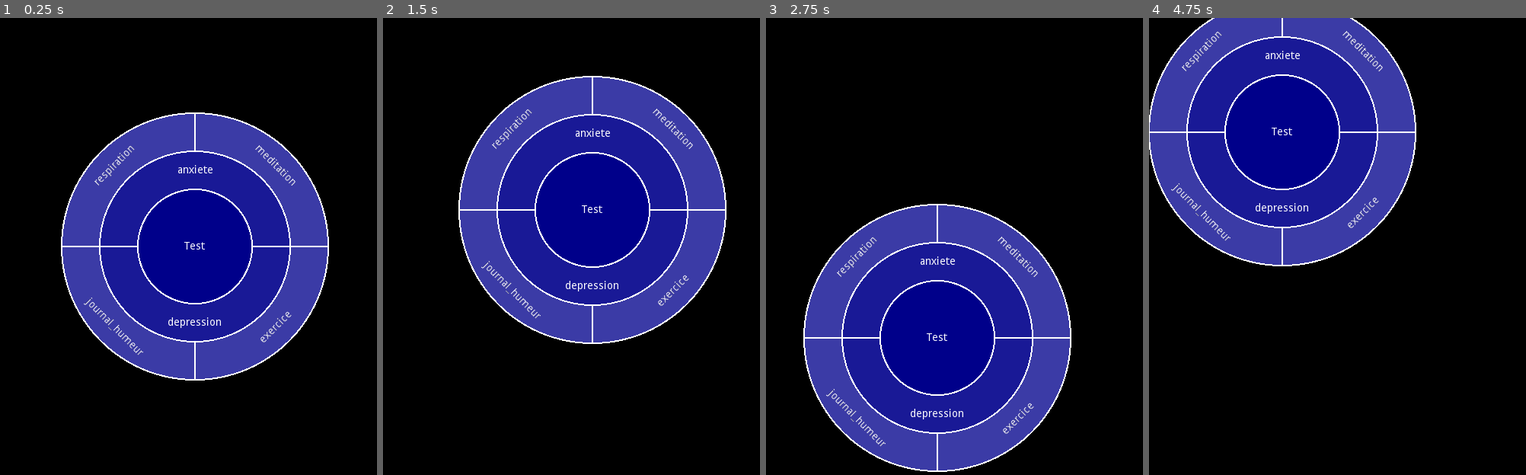
Above: before the commit, frames 1-4 (left to right).
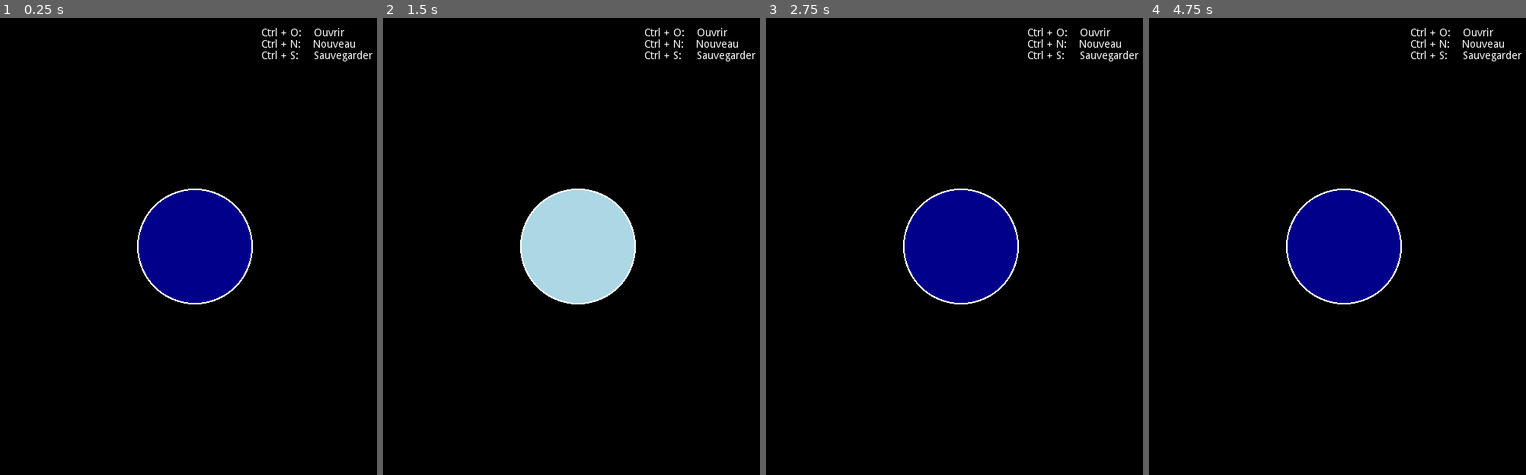
Above: after the commit, the same moments.

Repository: StrayEddy/GoMental
Game: Godot game, scene res://Main.tscn
Same seed, same stepped clock (60 frames per second), same inputs: the game is played once before the commit and once after it.
Inputs (mouse positions are in pixels of both pictures, inside the frame that each line leads up to):
- Up to frame 1 (0.25 s): no input
- Up to frame 2 (1.5 s): tap Enter at 0.5 s; drag from (579, 246) to (612, 145) at 0.52 s; tap Space at 1.25 s; drag from (612, 145) to (552, 337) at 1.27 s
- Up to frame 3 (2.75 s): tap Enter at 2, 2.3 s; hold Right from 2.03 s (still down); hold Tab from 2.03 s (still down); click (935, 337) at 2.17 s
- Up to frame 4 (4.75 s): release Right at 2.75 s; release Tab at 2.75 s; tap Space at 2.75, 4.25 s; drag from (1318, 337) to (1224, 177) at 2.77 s; tap Enter at 3.5 s; drag from (1224, 177) to (1360, 246) at 3.52 s; drag from (1360, 246) to (1280, 132) at 4.27 s

The runs differ from the first frame. In frame 1, 27% of the frame differs, in the area x 16-99%, y 2-80%; in frame 2, 33%; in frame 3, 34%; in frame 4, 35%, in the area x 0-99%, y 0-63%.

Commit message:
Add saving and opening basic mechanims

Diff:
--- a/Background.gd
+++ b/Background.gd
@@ -1,22 +1 @@
 extends Sprite
-
-var dragging = false
-var mousePos
-
-func _process(delta):
-	if dragging:
-		var newMousePos = get_viewport().get_mouse_position()
-		var deltaPos = newMousePos - mousePos
-		$Camera2D.position -= deltaPos
-#		self.position -= deltaPos
-		mousePos = newMousePos
-
-func _input(event):
-	for neuron in get_tree().get_nodes_in_group("Neuron"):
-		if neuron.mousein:
-			return
-
-	if event is InputEventMouseButton:
-		if event.button_index == BUTTON_LEFT:
-			dragging = event.pressed
-			mousePos = get_viewport().get_mouse_position()
--- a/Diagram.tscn
+++ b/Diagram.tscn
@@ -22,6 +22,19 @@
 offset = Vector2( 250, 300 )
 current = true
 
+[node name="RichTextLabel" type="RichTextLabel" parent="."]
+margin_left = 342.776
+margin_top = 13.4388
+margin_right = 507.776
+margin_bottom = 69.4388
+custom_colors/default_color = Color( 1, 1, 1, 1 )
+text = "Ctrl + O:	Ouvrir
+Ctrl + N:	Nouveau
+Ctrl + S:	 Sauvegarder"
+__meta__ = {
+"_edit_use_anchors_": false
+}
+
 [node name="Sunburst" parent="." groups=[
 "Sunburst",
 ] instance=ExtResource( 6 )]
--- a/Files.gd
+++ b/Files.gd
@@ -1,20 +1,37 @@
 extends Node
+
+var current_path = "res://records/"
 
 func _ready():
 	pass # Replace with function body.
 
-func open(filename):
+func open(path):
 	var file = File.new()
-	file.open("res://records/" + filename + ".txt", File.READ)
+	file.open(path, File.READ)
+	var content = file.get_as_text()
 
-	var content = file.get_as_text()
-	SearchEngine.terms = parse_json(content)
+	Global.sunburst.root.set_label(get_file_name(path))
+	Global.sunburst.tree = parse_json(content)
+	Global.sunburst.reset()
+#	SearchEngine.terms = []
+
+	current_path = path
 	file.close()
 
-func save(filename):
+func save(path):
 	var file = File.new()
-	file.open("res://records/" + filename + ".txt", File.WRITE)
+	file.open(path, File.WRITE)
 
-	var content = to_json(SearchEngine.terms)
+	var content = to_json(Global.sunburst.tree)
+#	var content = to_json(SearchEngine.terms)
+
+
 	file.store_string(content)
 	file.close()
+
+func get_file_name(path):
+	var regex = RegEx.new()
+	regex.compile("^(.*)\/\/(.*)(\/..*)$")
+	var results = regex.search_all(path)
+	print(results.size())
+	return results[1].get_string()
--- a/Main.gd
+++ b/Main.gd
@@ -1,10 +1,18 @@
 extends Node
 
 func _process(delta):
+	if Input.is_action_pressed("ui_new"):
+		Global.sunburst.restart()
 	if Input.is_action_pressed("ui_open"):
 		$OpenFileDialog.popup()
+		var mouse_pos = $OpenFileDialog.get_global_mouse_position()
+		$OpenFileDialog.rect_position = mouse_pos
 	if Input.is_action_pressed("ui_save"):
 		$SavePopupDialog.popup()
+		$SavePopupDialog/VBoxContainer/LineEdit.text = Files.current_path
+		$SavePopupDialog/VBoxContainer/LineEdit.caret_position = Files.current_path.length()
+		var mouse_pos = $SavePopupDialog.get_global_mouse_position()
+		$SavePopupDialog.rect_position = mouse_pos
 
 func _unhandled_input(event):
 	if Input.is_key_pressed(KEY_ESCAPE):
--- a/Main.tscn
+++ b/Main.tscn
@@ -19,3 +19,4 @@
 [node name="OpenFileDialog" parent="." instance=ExtResource( 4 )]
 current_dir = "res://records"
 current_path = "res://records/"
+[connection signal="file_selected" from="OpenFileDialog" to="OpenFileDialog" method="_on_OpenFileDialog_file_selected"]
--- a/Node.gd
+++ b/Node.gd
@@ -28,7 +28,7 @@
 		draw_arc(center, level*radius + width/2, start_angle, end_angle, 2048, Color.white, 2.0)
 		draw_arc(center, level*radius - width/2, start_angle, end_angle, 2048, Color.white, 2.0)
 	else:
-		draw_arc(center, level*radius, start_angle, end_angle, 2048, color, width*2)
+		draw_arc(center, level*radius - width/2, start_angle, end_angle, 2048, color, width*2)
 		draw_arc(center, level*radius + width/2, start_angle, end_angle, 2048, Color.white, 2.0)
 
 	if abs(end_angle-start_angle) < 2*PI:
@@ -49,6 +49,12 @@
 			$Label.set_rotation(middle_angle-PI/2.0)
 		else:
 			$Label.set_rotation(middle_angle+PI/2.0)
+	elif level > 1:
+		#Put label at center of arc
+		var label_pos = center + Vector2(cos(2*PI/4), sin(2*PI/4)) * (level*radius)
+		label_pos -= Vector2($Label.rect_size.x/2, $Label.rect_size.y/2)
+		$Label.rect_pivot_offset = $Label.rect_size/2
+		$Label.set_position(label_pos, false)
 
 	build_collision_shape()
 
@@ -121,3 +127,6 @@
 	if event is InputEventMouseButton:
 		if event.button_index == BUTTON_RIGHT and event.pressed:
 			emit_signal("is_selected", self)
+
+func set_label(text):
+	$Label.text = text
--- a/Node.tscn
+++ b/Node.tscn
@@ -23,7 +23,6 @@
 margin_bottom = 7.0
 grow_horizontal = 2
 grow_vertical = 2
-text = "Test"
 align = 1
 valign = 1
 __meta__ = {
--- a/OpenFileDialog.gd
+++ b/OpenFileDialog.gd
@@ -1,16 +1,9 @@
 extends FileDialog
-
-func _on_OpenFileDialog_confirmed():
-	Files.open(current_file)
-	_draw()
-	hide()
-
-
-func _on_OpenFileDialog_gui_input(event):
-	get_tree().set_input_as_handled()
-	if Input.is_action_pressed("ui_cancel"):
-		_draw()
-		hide()
 
 func _draw():
 	set_current_dir("res://records/")
+
+func _on_OpenFileDialog_file_selected(path):
+	Files.open(path)
+	_draw()
+	hide()
--- a/SavePopupDialog.gd
+++ b/SavePopupDialog.gd
@@ -1,7 +1,7 @@
 extends PopupDialog
 
-func _on_LineEdit_text_entered(filename):
-	Files.save(filename)
+func _on_LineEdit_text_entered(path):
+	Files.save(path)
 	$VBoxContainer/LineEdit.clear()
 	hide()
 
--- a/SavePopupDialog.tscn
+++ b/SavePopupDialog.tscn
@@ -9,7 +9,7 @@
 anchor_bottom = 0.5
 margin_left = -20.0
 margin_top = -20.0
-margin_right = 60.0
+margin_right = 168.0
 margin_bottom = 30.0
 size_flags_horizontal = 3
 size_flags_vertical = 3
@@ -24,23 +24,31 @@
 anchor_top = 0.5
 anchor_right = 0.5
 anchor_bottom = 0.5
-margin_left = -29.0
+margin_left = -90.0
 margin_top = -22.0
-margin_right = 29.0
+margin_right = 90.0
 margin_bottom = 22.0
+size_flags_horizontal = 3
+size_flags_vertical = 3
 __meta__ = {
 "_edit_use_anchors_": false
 }
 
 [node name="Label" type="Label" parent="VBoxContainer"]
-margin_right = 58.0
+margin_right = 180.0
 margin_bottom = 14.0
 text = "Save as"
+align = 1
+valign = 1
 
 [node name="LineEdit" type="LineEdit" parent="VBoxContainer"]
 margin_top = 18.0
-margin_right = 58.0
-margin_bottom = 42.0
+margin_right = 180.0
+margin_bottom = 44.0
+grow_horizontal = 2
+grow_vertical = 2
 mouse_filter = 1
+size_flags_horizontal = 3
+size_flags_vertical = 3
 [connection signal="gui_input" from="VBoxContainer/LineEdit" to="." method="_on_LineEdit_gui_input"]
 [connection signal="text_entered" from="VBoxContainer/LineEdit" to="." method="_on_LineEdit_text_entered"]
--- a/Sunburst.gd
+++ b/Sunburst.gd
@@ -7,47 +7,15 @@
 var tree = {
 	"label":"",
 	"path":"/root",
-	"children": [
-		{
-			"label":"depression",
-			"path":"/root/depression",
-			"children":[
-				{
-					"label":"exercice",
-					"path":"/root/depression/exercice",
-					"children":[]
-				},
-				{
-					"label":"journal_humeur",
-					"path":"/root/depression/journal_humeur",
-					"children":[]
-				}
-			]
-		},
-		{
-			"label":"anxiete",
-			"path":"/root/anxiete",
-			"children":[
-				{
-					"label":"respiration",
-					"path":"/root/anxiete/respiration",
-					"children":[]
-				},
-				{
-					"label":"meditation",
-					"path":"/root/anxiete/meditation",
-					"children":[]
-				}
-			]
-		}
-	]
+	"children": []
 }
 
 func _ready():
 	root = node_scene.instance()
+	root.connect("is_selected", Global.diagram, "node_is_selected")
 	add_child(root)
 	build_tree(root, tree.label, tree.children)
-	update_tree()
+	update_tree(tree)
 
 func build_tree(node, label, children):
 	var nb_children = children.size()
@@ -67,9 +35,10 @@
 	}
 	parent_leaf.children.append(new_leaf)
 	parent_node.add_node(label)
-	update_tree()
+	update_tree(tree)
 
-func update_tree():
+func update_tree(tree):
+	self.tree = tree
 	print_the_tree(tree)
 	root.update()
 
@@ -91,3 +60,11 @@
 func reset():
 	root.queue_free()
 	_ready()
+
+func restart():
+	tree = {
+		"label":"",
+		"path":"/root",
+		"children": []
+	}
+	reset()
--- a/project.godot
+++ b/project.godot
@@ -46,6 +46,11 @@
 "events": [ Object(InputEventKey,"resource_local_to_scene":false,"resource_name":"","device":0,"alt":false,"shift":false,"control":true,"meta":false,"command":true,"pressed":false,"scancode":83,"unicode":0,"echo":false,"script":null)
  ]
 }
+ui_new={
+"deadzone": 0.5,
+"events": [ Object(InputEventKey,"resource_local_to_scene":false,"resource_name":"","device":0,"alt":false,"shift":false,"control":true,"meta":false,"command":true,"pressed":false,"scancode":78,"unicode":0,"echo":false,"script":null)
+ ]
+}
 
 [rendering]
 
Not shown, removed: records/test.txt
